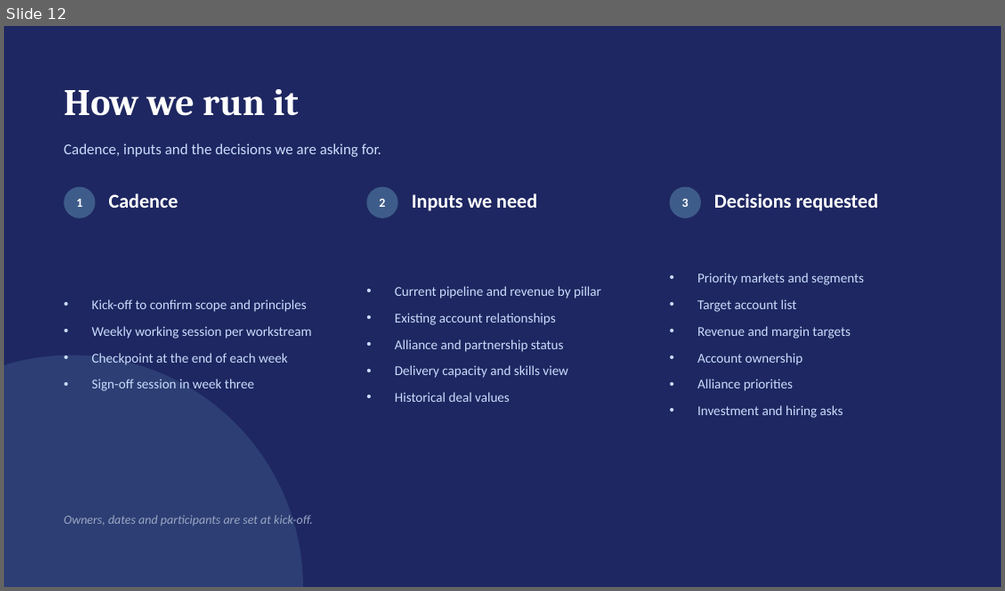
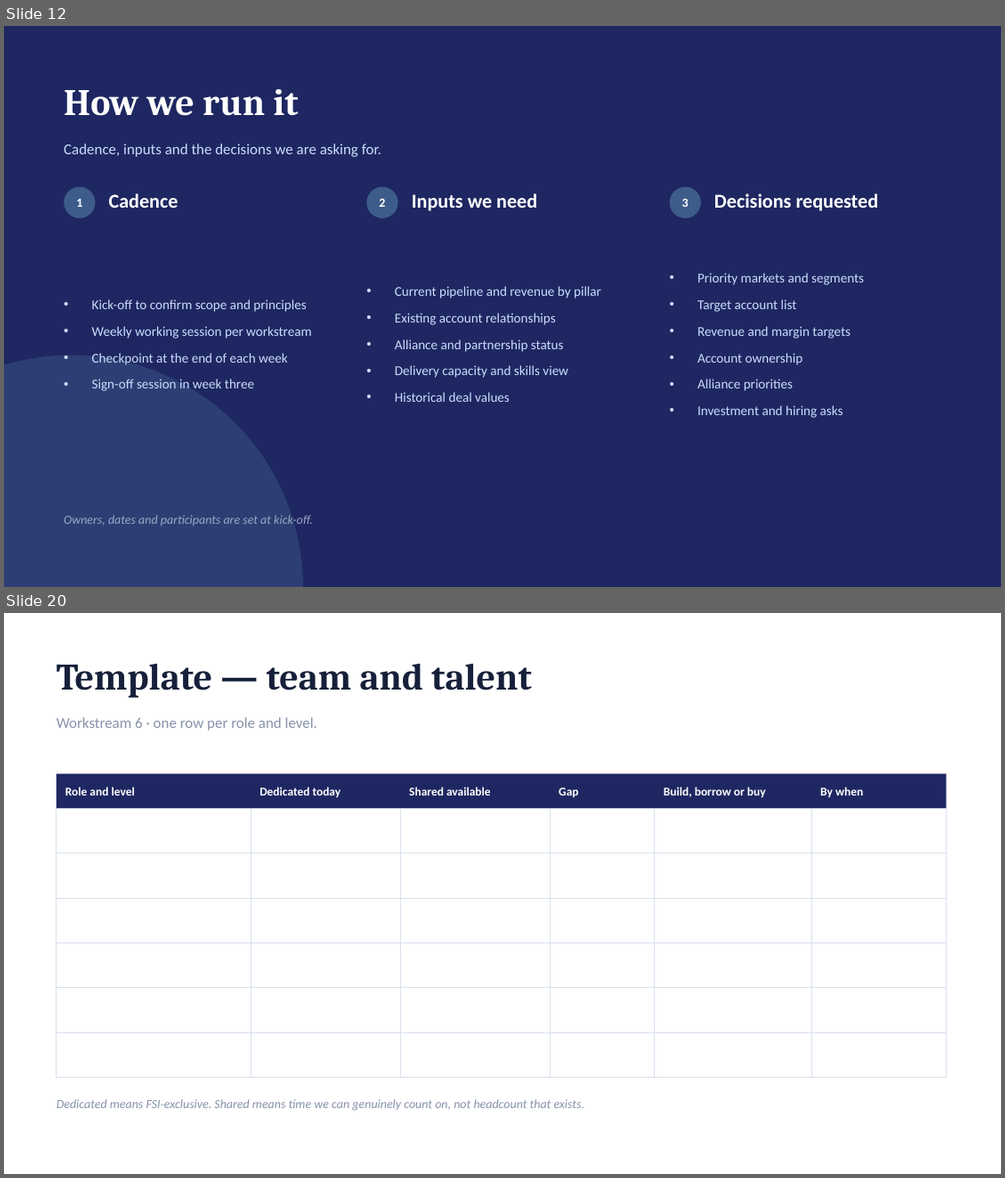
Before and after one commit to dhajjar-cyber/bae, a slide deck: FSI strategy/EAIND-FSI-Strategy-Development-Plan.pptx. Shown one above the other, each under a label of ours: slide 12 before the commit, slides 12 and 20 after it; the slides between them are not shown. The pictures are 1005x591 and 1005x1178 pixels, drawn with LibreOffice and Linux fonts; fonts in the diff are those of the drawing. Boxes give left, top, right and bottom in pixels: in the first picture for what was removed or moved away, otherwise in the second. Text is boxed around its words. In the diff, an @@ line names an element or a change of style, - is before the commit and + after.

```diff
--- a/FSI strategy/EAIND-FSI-Strategy-Development-Plan.pptx
+++ b/FSI strategy/EAIND-FSI-Strategy-Development-Plan.pptx
@@ slide 20 added at bbox=[4, 613, 1001, 1174], background #FFFFFF @@
@@ text added at bbox=[57, 663, 532, 698], 36 pt, text #16203A, bold @@
+Template — team and talent
@@ text added at bbox=[57, 717, 317, 730], 14.5 pt, text #8792AB @@
+Workstream 6 · one row per role and level.
@@ table added at bbox=[57, 774, 947, 849], 7 rows, 6 columns @@
+Role and level | Dedicated today | Shared available | Gap | Build, borrow or buy | By when
+ |  |  |  |  | 
+ |  |  |  |  | 
+ |  |  |  |  | 
+ |  |  |  |  | 
+ |  |  |  |  | 
+ |  |  |  |  | 
@@ rectangle added at bbox=[57, 774, 947, 808], fill #1E2761 @@
@@ text added at bbox=[65, 787, 135, 795], 11.5 pt, text #FFFFFF, bold @@
+Role and level
@@ text added at bbox=[258, 787, 342, 797], 11.5 pt, text #FFFFFF, bold @@
+Dedicated today
@@ text added at bbox=[409, 787, 493, 795], 11.5 pt, text #FFFFFF, bold @@
+Shared available
@@ text added at bbox=[557, 787, 577, 797], 11.5 pt, text #FFFFFF, bold @@
+Gap
@@ text added at bbox=[663, 787, 744, 797], 11.5 pt, text #FFFFFF, bold @@
+Build, borrow or buy
@@ text added at bbox=[820, 787, 863, 797], 11.5 pt, text #FFFFFF, bold @@
+By when
@@ text added at bbox=[57, 1099, 585, 1111], 12 pt, text #8792AB, italic @@
+Dedicated means FSI-exclusive. Shared means time we can genuinely count on, not headcount that exists.
```
Also in this commit, not shown: 1 slide changed, 9 other slides added, 2 other files.
